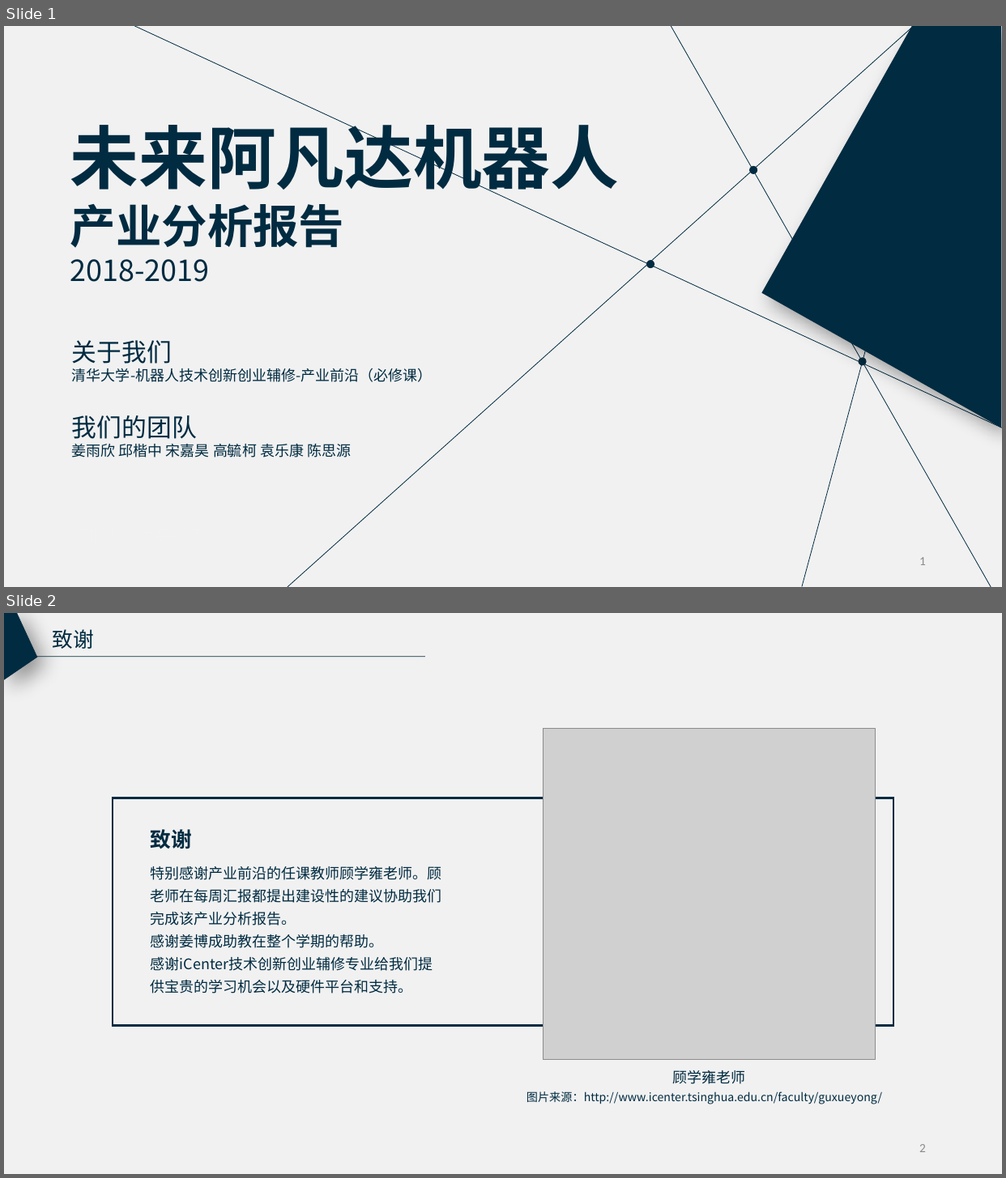
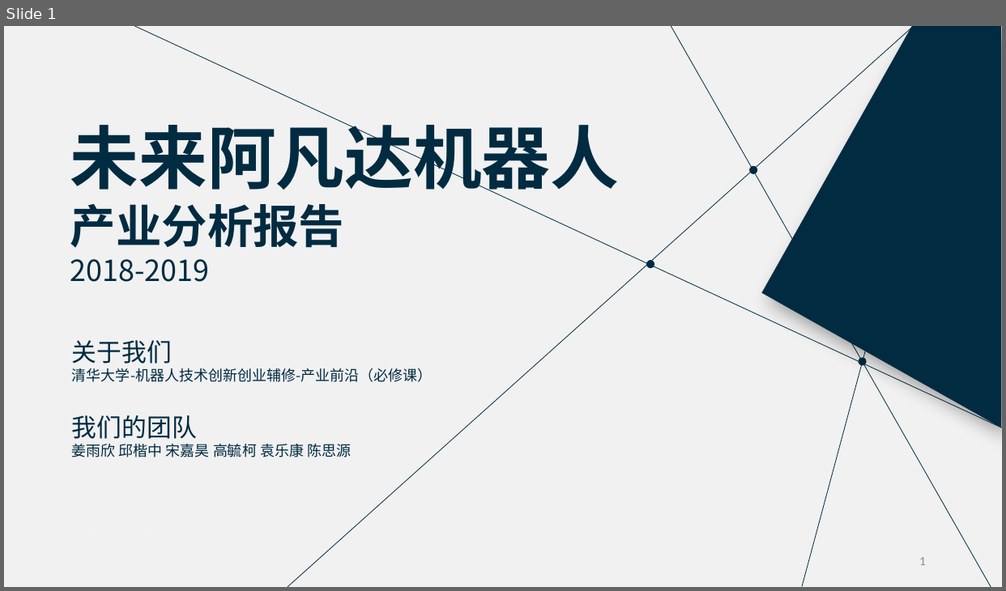
Before and after one commit to RunTimeError2/Avabot---Industry-Frontier, a slide deck: 未来阿凡达机器人_产业调研报告试验稿.pptx. Shown one above the other, each under a label of ours: slides 1 and 2 before the commit, slide 1 after it. The pictures are 1006x1178 and 1006x591 pixels, drawn with LibreOffice and Linux fonts; fonts in the diff are those of the drawing; grey boxes stand for pictures. Boxes give left, top, right and bottom in pixels: in the first picture for what was removed or moved away, otherwise in the second. Text is boxed around its words. In the diff, an @@ line names an element or a change of style, - is before the commit and + after.

```diff
--- a/未来阿凡达机器人_产业调研报告试验稿.pptx
+++ b/未来阿凡达机器人_产业调研报告试验稿.pptx
@@ slide 2 removed at [4, 613, 1002, 1174], background #F1F1F1 @@
@@ freeform shape removed at [4, 613, 38, 680] @@
@@ text removed at [52, 629, 93, 649] @@
-致谢
@@ line removed from (20, 657) to (425, 657) @@
@@ picture removed at [543, 728, 876, 1060] @@
@@ rectangle removed at [113, 798, 893, 1025] @@
@@ text removed at [151, 829, 192, 849] @@
-致谢
@@ text removed at [151, 867, 442, 994] @@
-特别感谢产业前沿的任课教师顾学雍老师。顾
-老师在每周汇报都提出建设性的建议协助我们
-完成该产业分析报告。
-感谢姜博成助教在整个学期的帮助。
-感谢iCenter技术创新创业辅修专业给我们提
-供宝贵的学习机会以及硬件平台和支持。
@@ text removed at [526, 1071, 882, 1105] @@
-顾学雍老师
-图片来源：http://www.icenter.tsinghua.edu.cn/faculty/guxueyong/
@@ page number removed at [919, 1144, 926, 1152] @@
-2
```
Also in this commit, not shown: 3 slides changed, 1 other slide removed, 2 other files.
